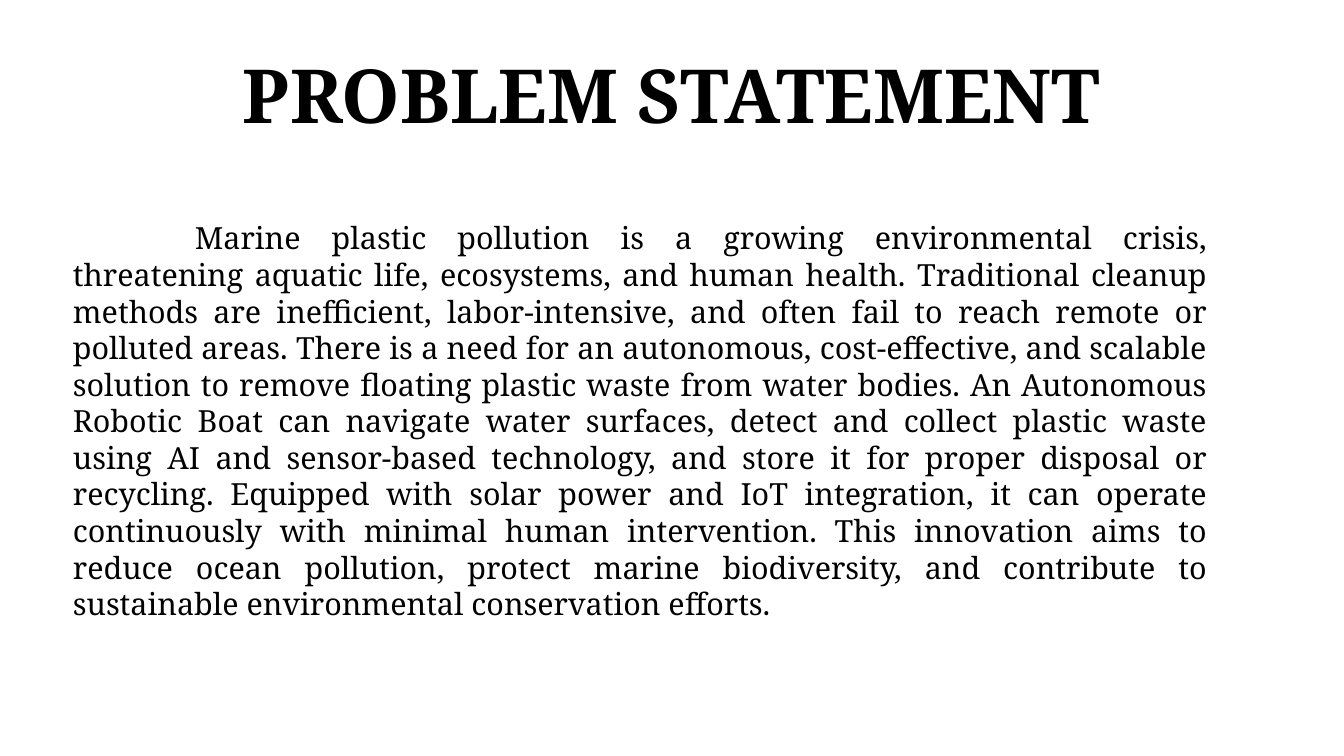
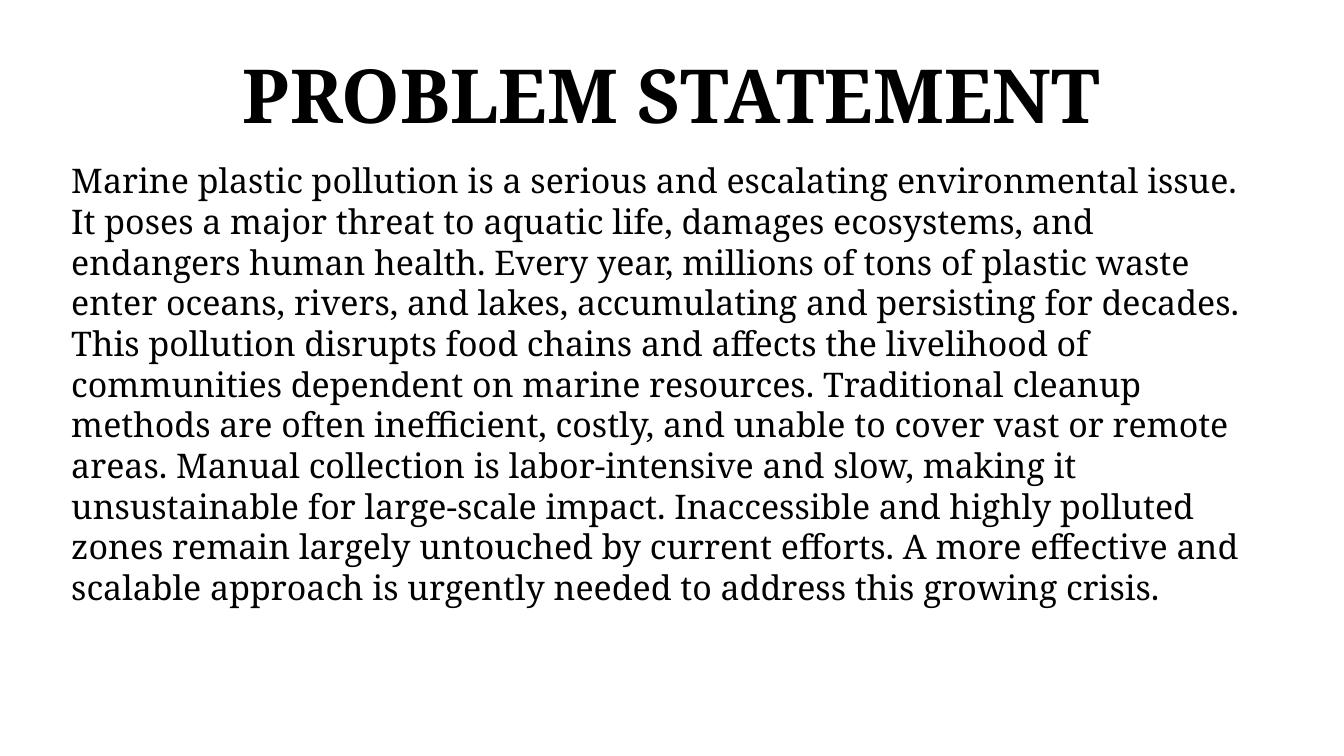
Before and after one commit to partha235/sea_plastic, a slide deck: slide 2 of zeroth_review.pptx. Drawn at 1344x756 pixels with LibreOffice and Linux fonts; fonts in the diff are those of the drawing; background and template pictures are left out. Boxes give left, top, right and bottom in pixels: in the first picture for what was removed or moved away, otherwise in the second. Text is boxed around its words. In the diff, an @@ line names an element or a change of style, - is before the commit and + after.

```diff
--- a/zeroth_review.pptx
+++ b/zeroth_review.pptx
@@ text at [71, 167, 1239, 608]: text changed; size 18 to 20 pt @@
-Marine plastic pollution is a growing environmental crisis, threatening aquatic life, ecosystems, and human health. Traditional cleanup methods are inefficient, labor-intensive, and often fail to reach remote or polluted areas. There is a need for an autonomous, cost-effective, and scalable solution to remove floating plastic waste from water bodies. An Autonomous Robotic Boat can navigate water surfaces, detect and collect plastic waste using AI and sensor-based technology, and store it for proper disposal or recycling. Equipped with solar power and IoT integration, it can operate continuously with minimal human intervention. This innovation aims to reduce ocean pollution, protect marine biodiversity, and contribute to sustainable environmental conservation efforts.
+Marine plastic pollution is a serious and escalating environmental issue. It poses a major threat to aquatic life, damages ecosystems, and endangers human health. Every year, millions of tons of plastic waste enter oceans, rivers, and lakes, accumulating and persisting for decades. This pollution disrupts food chains and affects the livelihood of communities dependent on marine resources. Traditional cleanup methods are often inefficient, costly, and unable to cover vast or remote areas. Manual collection is labor-intensive and slow, making it unsustainable for large-scale impact. Inaccessible and highly polluted zones remain largely untouched by current efforts. A more effective and scalable approach is urgently needed to address this growing crisis.
```
Also in this commit, not shown: 2 other slides changed, 7 other files.
